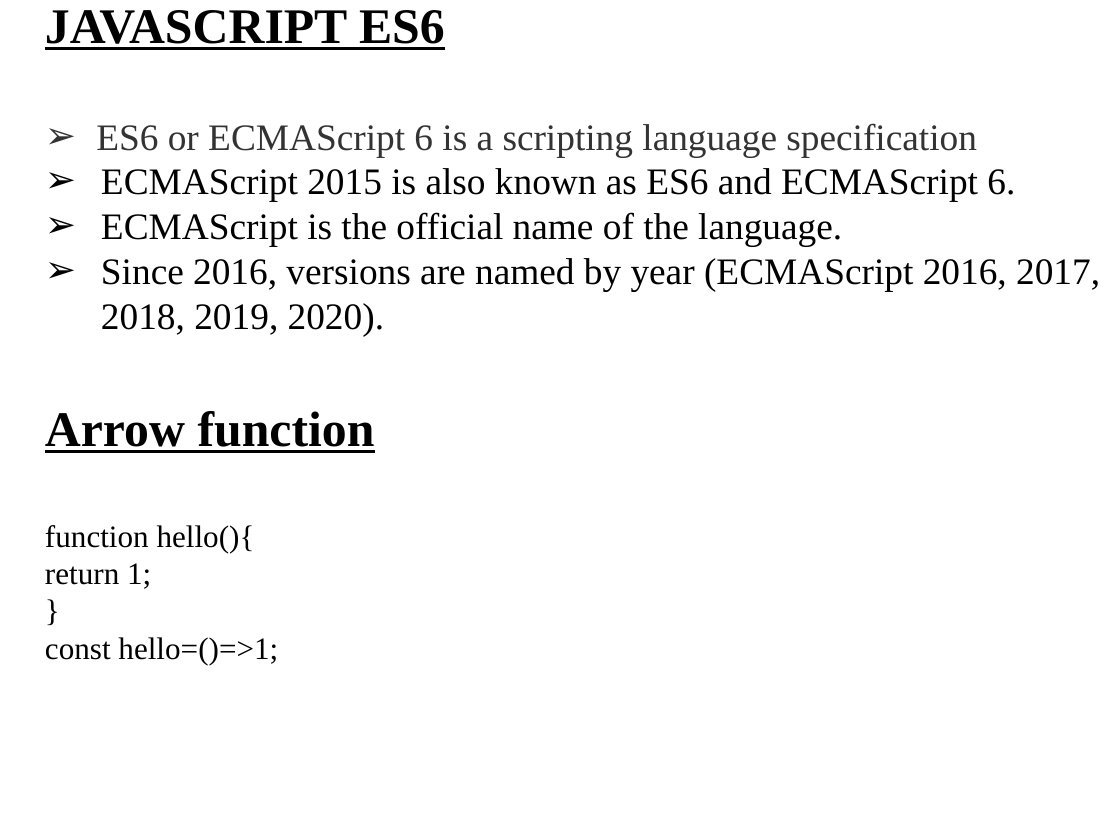
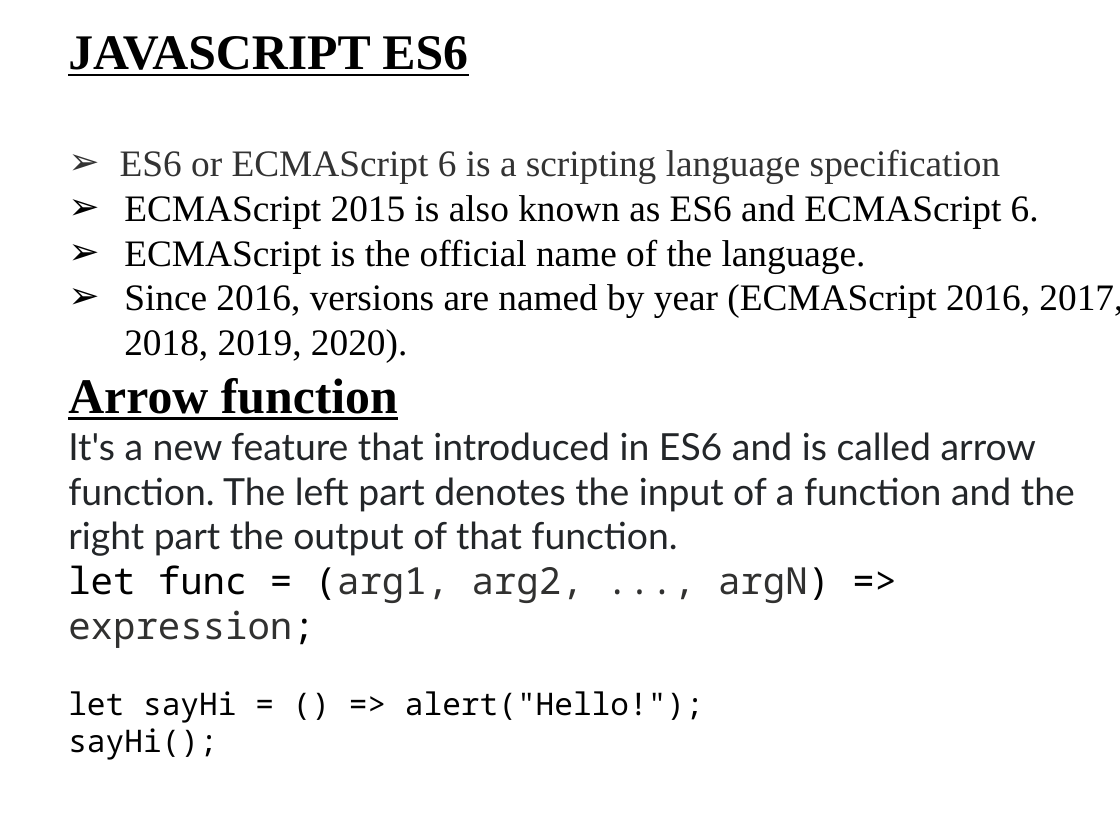
Before and after one commit to sudhishmapython/futura_javascript, a slide deck: slide 17 of JAVASCRIPT.pptx. Drawn at 1120x840 pixels with LibreOffice and Linux fonts; fonts in the diff are those of the drawing. Boxes give left, top, right and bottom in pixels: in the first picture for what was removed or moved away, otherwise in the second. Text is boxed around its words. In the diff, an @@ line names an element or a change of style, - is before the commit and + after.

```diff
--- a/JAVASCRIPT.pptx
+++ b/JAVASCRIPT.pptx
@@ text "JAVASCRIPT ES6": place and size @@
-text "JAVASCRIPT ES6" at [45,10,1100,665]
+text "JAVASCRIPT ES6" at [68,36,1120,723]
@@ text at [68,432,1075,723]: text changed; size 20 to 24 pt; font Times New Roman to Lato; text colour #000000 to #232629 @@
-function hello(){
-return 1;
-}
-const hello=()=>1;
+It's a new feature that introduced in ES6 and is called arrow function. The left part denotes the input of a function and the right part the output of that function.
+let func = (arg1, arg2, ..., argN) => expression;
+let sayHi = () => alert("Hello!");
+sayHi();
```
Also in this commit, not shown: 1 other slide changed, 2 slides added, 35 other files.
